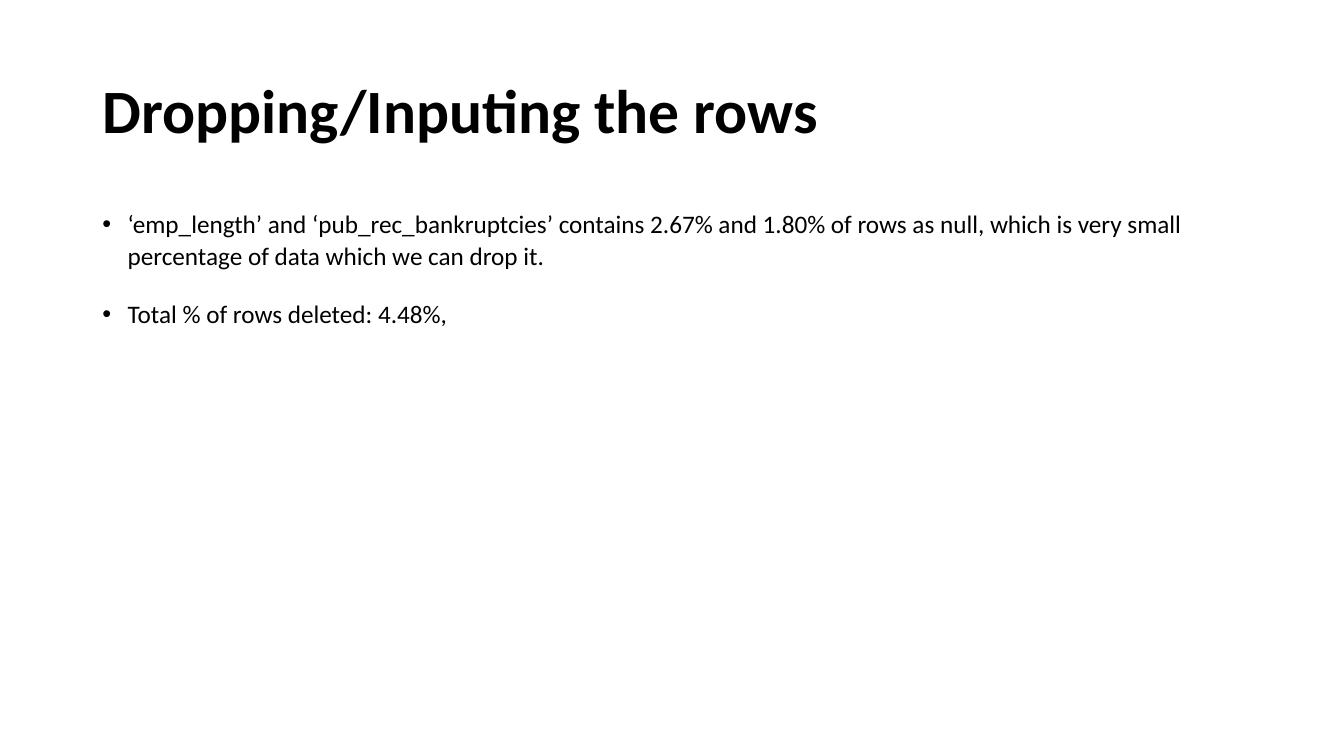
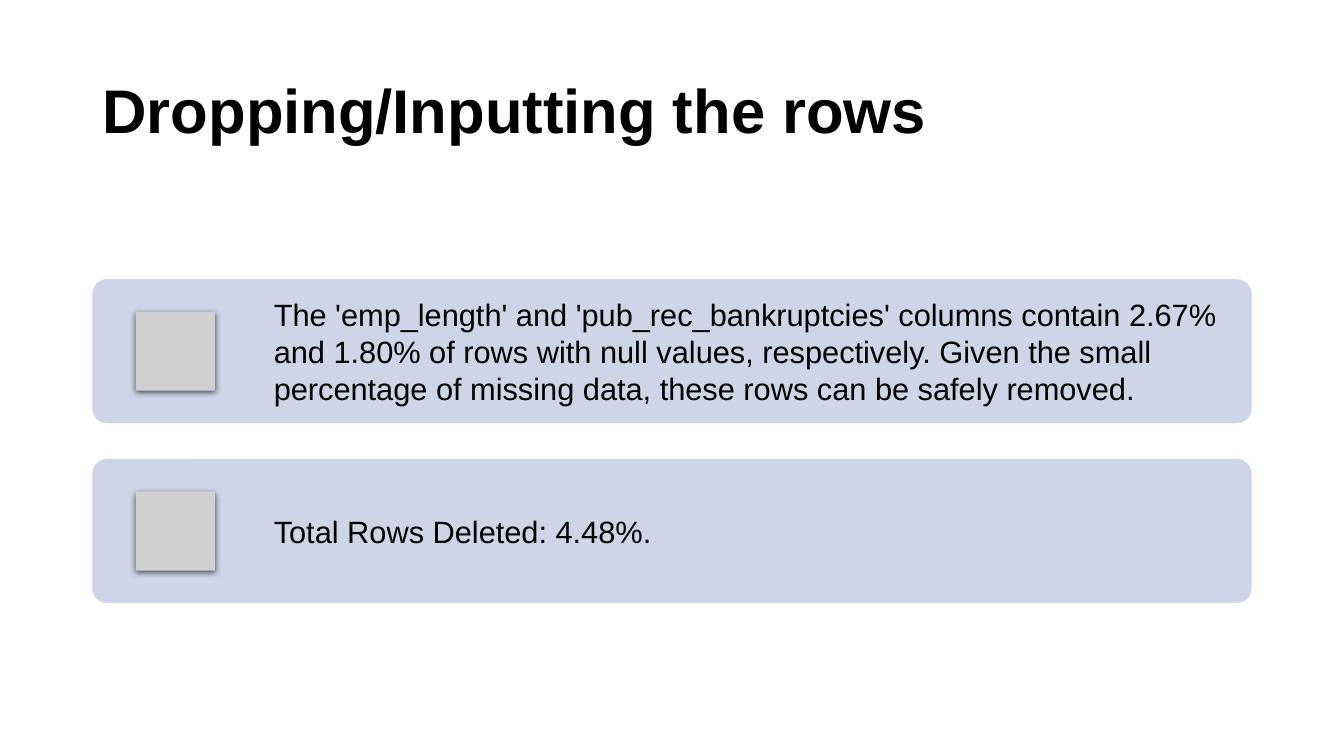
Before and after one commit to supriyaKU23/LendingClubCaseStudy, a slide deck: slide 8 of Lending Club Case Study.pptx. Drawn at 1344x756 pixels with LibreOffice and Linux fonts; fonts in the diff are those of the drawing; grey boxes stand for pictures. Boxes give left, top, right and bottom in pixels: in the first picture for what was removed or moved away, otherwise in the second. Text is boxed around its words. In the diff, an @@ line names an element or a change of style, - is before the commit and + after.

```diff
--- a/Lending Club Case Study.pptx
+++ b/Lending Club Case Study.pptx
@@ title at (x1=102, y1=88, x2=926, y2=145): text changed; font Calibri to Arial @@
-Dropping/Inputing the rows
+Dropping/Inputting the rows
@@ text removed at (x1=128, y1=215, x2=1181, y2=326) @@
-• ‘emp_length’ and ‘pub_rec_bankruptcies’ contains 2.67% and 1.80% of rows as null, which is very small percentage of data which we can drop it.
-• Total % of rows deleted: 4.48%,
@@ group added at (x1=93, y1=279, x2=1252, y2=603): 2 rounded rectangles, 2 pictures, 2 texts @@
+The 'emp_length' and 'pub_rec_bankruptcies' columns contain 2.67% and 1.80% of rows with null values, respectively. Given the small percentage of missing data, these rows can be safely removed.
+Total Rows Deleted: 4.48%.
```
Also in this commit, not shown: 9 other slides changed, 20 slides added, 2 slides removed.
